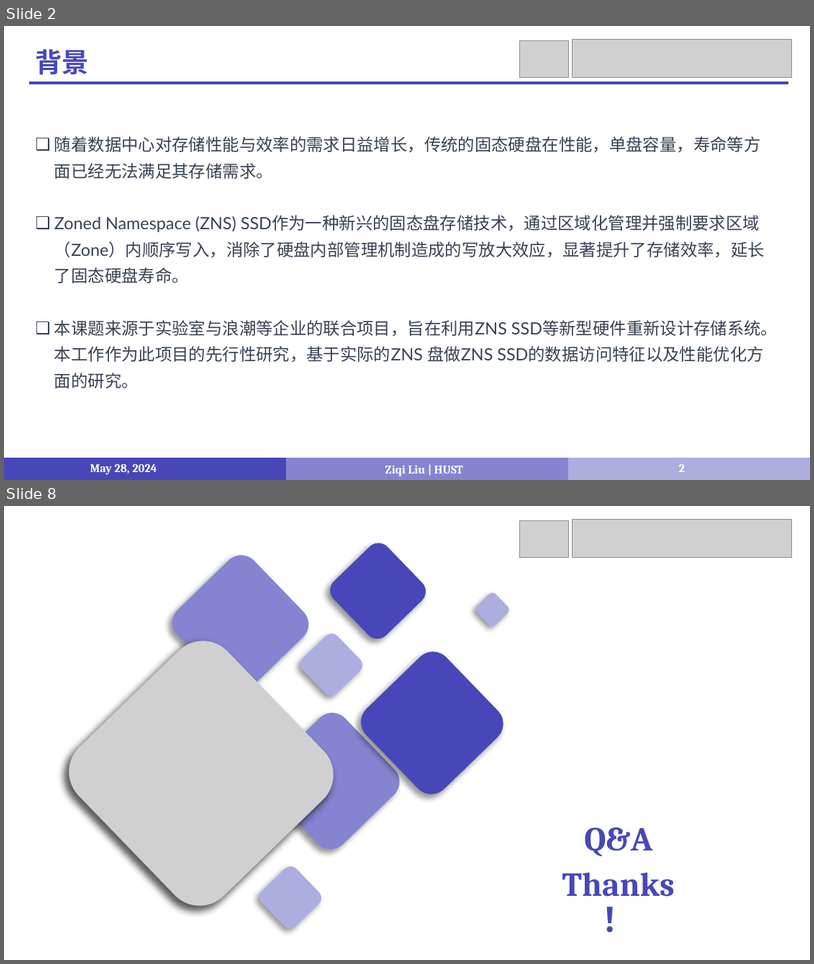
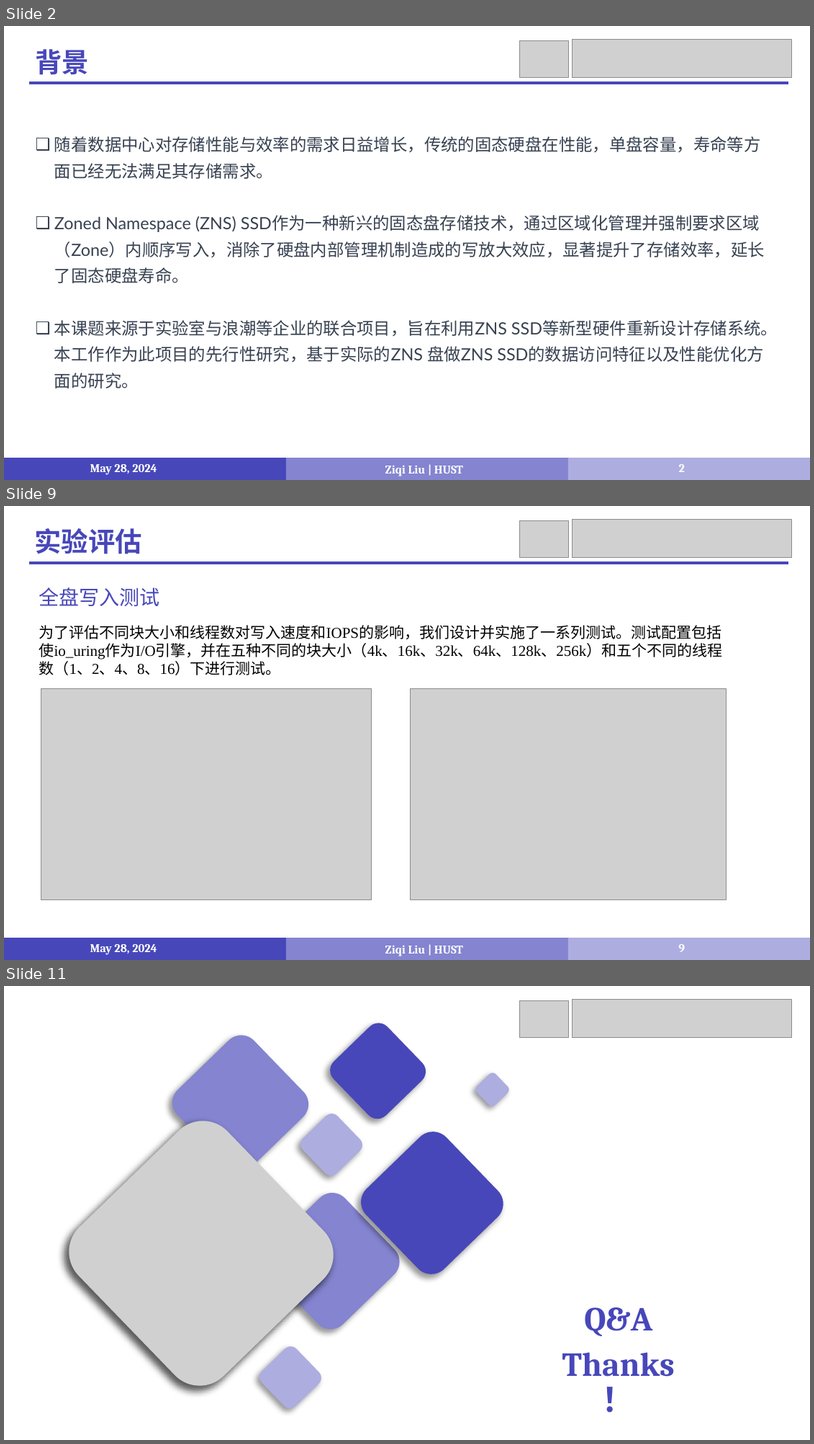
Before and after one commit to LiuziqiOvO/md, a slide deck: 毕设/毕设答辩.pptx. Shown one above the other, each under a label of ours: slides 2 and 8 before the commit, slides 2, 9 and 11 after it; the slides between them are not shown. The pictures are 814x964 and 814x1444 pixels, drawn with LibreOffice and Linux fonts; fonts in the diff are those of the drawing; grey boxes stand for pictures. Boxes give left, top, right and bottom in pixels: in the first picture for what was removed or moved away, otherwise in the second. Text is boxed around its words. In the diff, an @@ line names an element or a change of style, - is before the commit and + after.

```diff
--- a/毕设/毕设答辩.pptx
+++ b/毕设/毕设答辩.pptx
@@ slide 9 added at [4,506,810,960], background #FFFFFF @@
@@ picture added at [520,520,568,557] @@
@@ picture added at [573,519,792,557] @@
@@ text added at [35,528,142,554], 32 pt, text #4747BA, bold @@
+实验评估
@@ line added from (29, 563) to (790, 563), #4747BA 3 pt @@
@@ text added at [39,587,160,606], 24 pt, text #4747BA @@
+全盘写入测试
@@ text added at [39,625,723,675], 18 pt, text #000000 @@
+为了评估不同块大小和线程数对写入速度和IOPS的影响，我们设计并实施了一系列测试。测试配置包括使io_uring作为I/O引擎，并在五种不同的块大小（4k、16k、32k、64k、128k、256k）和五个不同的线程数（1、2、4、8、16）下进行测试。
@@ picture added at [41,689,371,899] @@
@@ picture added at [411,689,726,899] @@
@@ rectangle added at [4,937,286,960], fill #4747BA @@
@@ rectangle added at [286,937,569,960], fill #8484D1 @@
@@ rectangle added at [568,937,810,960], fill #ADADE0 @@
@@ text added at [90,944,157,955], 14 pt, text #FFFFFF, bold @@
+May 28, 2024
@@ text added at [386,945,463,956], 14 pt, text #FFFFFF, bold @@
+Ziqi Liu | HUST
@@ page number added at [679,944,685,952], 14 pt, text #FFFFFF, bold @@
+9
@@ what was slide 8 is now slide 11 @@
```
Also in this commit, not shown: 4 slides changed, 3 other slides added, 1 slide removed, 3 other files.
